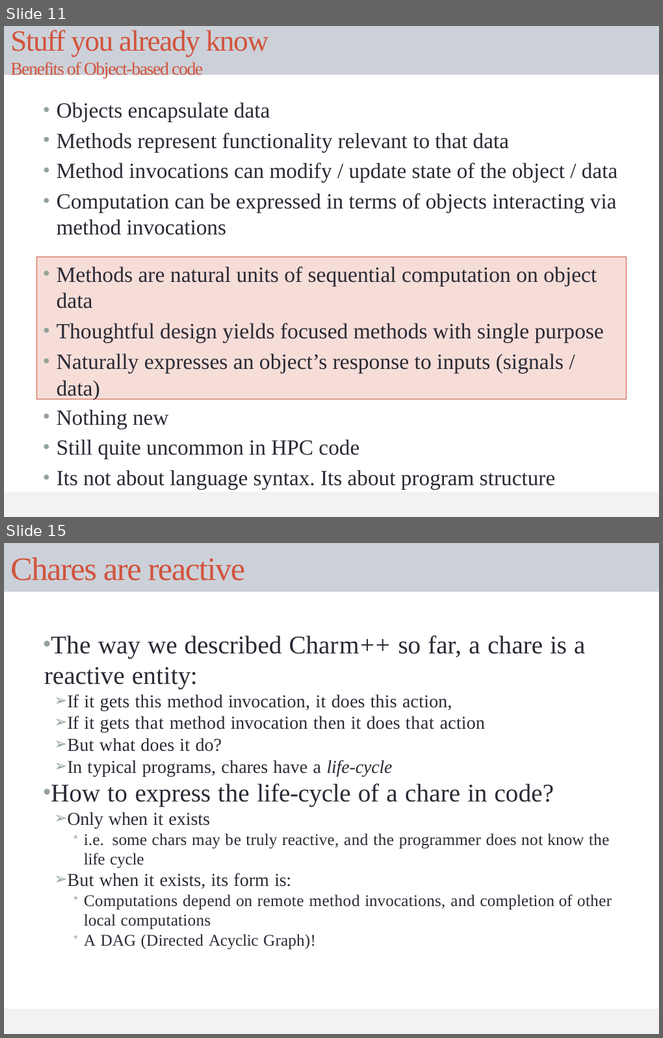
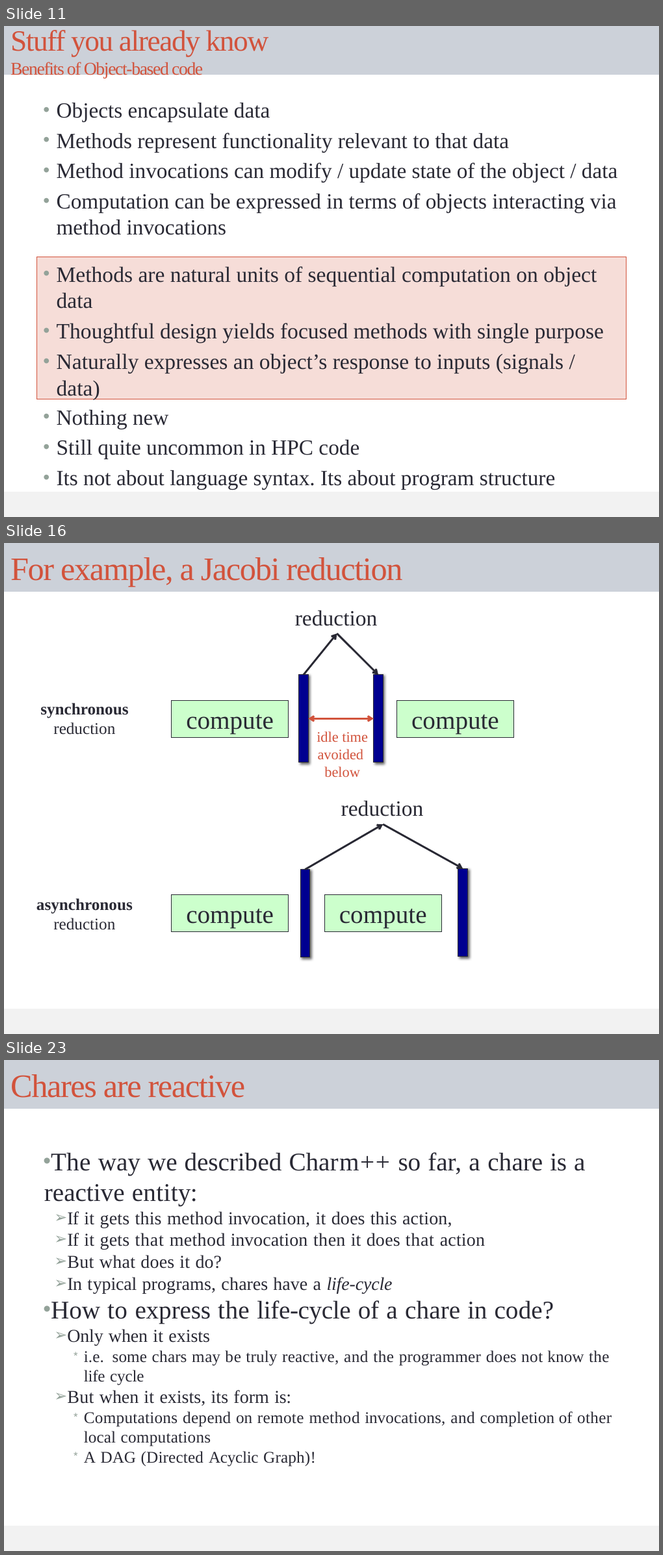
Before and after one commit to UIUC-PPL/charm_tutorial, a slide deck: tutorial.pptx. Shown one above the other, each under a label of ours: slides 11 and 15 before the commit, slides 11, 16 and 23 after it; the slides between them are not shown. The pictures are 663x1038 and 663x1555 pixels, drawn with LibreOffice and Linux fonts; fonts in the diff are those of the drawing. Boxes give left, top, right and bottom in pixels: in the first picture for what was removed or moved away, otherwise in the second. Text is boxed around its words. In the diff, an @@ line names an element or a change of style, - is before the commit and + after.

```diff
--- a/tutorial.pptx
+++ b/tutorial.pptx
@@ slide 16 added at bbox=[4, 543, 659, 1034], background #FFFFFF; not listed: 1 template element that a slide beside it also shows @@
@@ title added at bbox=[4, 543, 659, 592], fill #CCD1D9, 36 pt, text #D2533C @@
+For example, a Jacobi reduction
@@ text added at bbox=[295, 610, 378, 626], 24 pt, text #292934 @@
+reduction
@@ arrow added from (304, 675) to (337, 633), #292934 2.08 pt @@
@@ arrow added from (337, 633) to (378, 675), #292934 2.08 pt @@
@@ rectangle added at bbox=[299, 675, 308, 763], fill #000090, outline #292934 0.75 pt @@
@@ rectangle added at bbox=[374, 675, 383, 763], fill #000090, outline #292934 0.75 pt @@
@@ text added at bbox=[40, 703, 128, 735], 18 pt, text #292934, bold @@
+synchronous
+reduction
@@ rectangle added at bbox=[171, 700, 288, 737], fill #CCFFCC, outline #292934 0.75 pt, 28 pt, text #292934 @@
+compute
@@ rectangle added at bbox=[397, 700, 514, 737], fill #CCFFCC, outline #292934 0.75 pt, 28 pt, text #292934 @@
+compute
@@ double arrow added from (309, 719) to (374, 719), #D2533C 2.08 pt @@
@@ text added at bbox=[317, 731, 368, 777], 16 pt, text #D2533C @@
+idle time
+avoided
+below
@@ text added at bbox=[341, 800, 424, 817], 24 pt, text #292934 @@
+reduction
@@ arrow added from (306, 870) to (384, 824), #292934 2.08 pt @@
@@ arrow added from (384, 824) to (464, 869), #292934 2.08 pt @@
@@ rectangle added at bbox=[301, 870, 310, 958], fill #000090, outline #292934 0.75 pt @@
@@ rectangle added at bbox=[458, 869, 467, 956], fill #000090, outline #292934 0.75 pt @@
@@ text added at bbox=[36, 899, 133, 930], 18 pt, text #292934, bold @@
+asynchronous
+reduction
@@ rectangle added at bbox=[171, 895, 288, 932], fill #CCFFCC, outline #292934 0.75 pt, 28 pt, text #292934 @@
+compute
@@ rectangle added at bbox=[324, 895, 441, 932], fill #CCFFCC, outline #292934 0.75 pt, 28 pt, text #292934 @@
+compute
@@ what was slide 15 is now slide 23 @@
```
Also in this commit, not shown: 4 slides changed, 7 other slides added.
